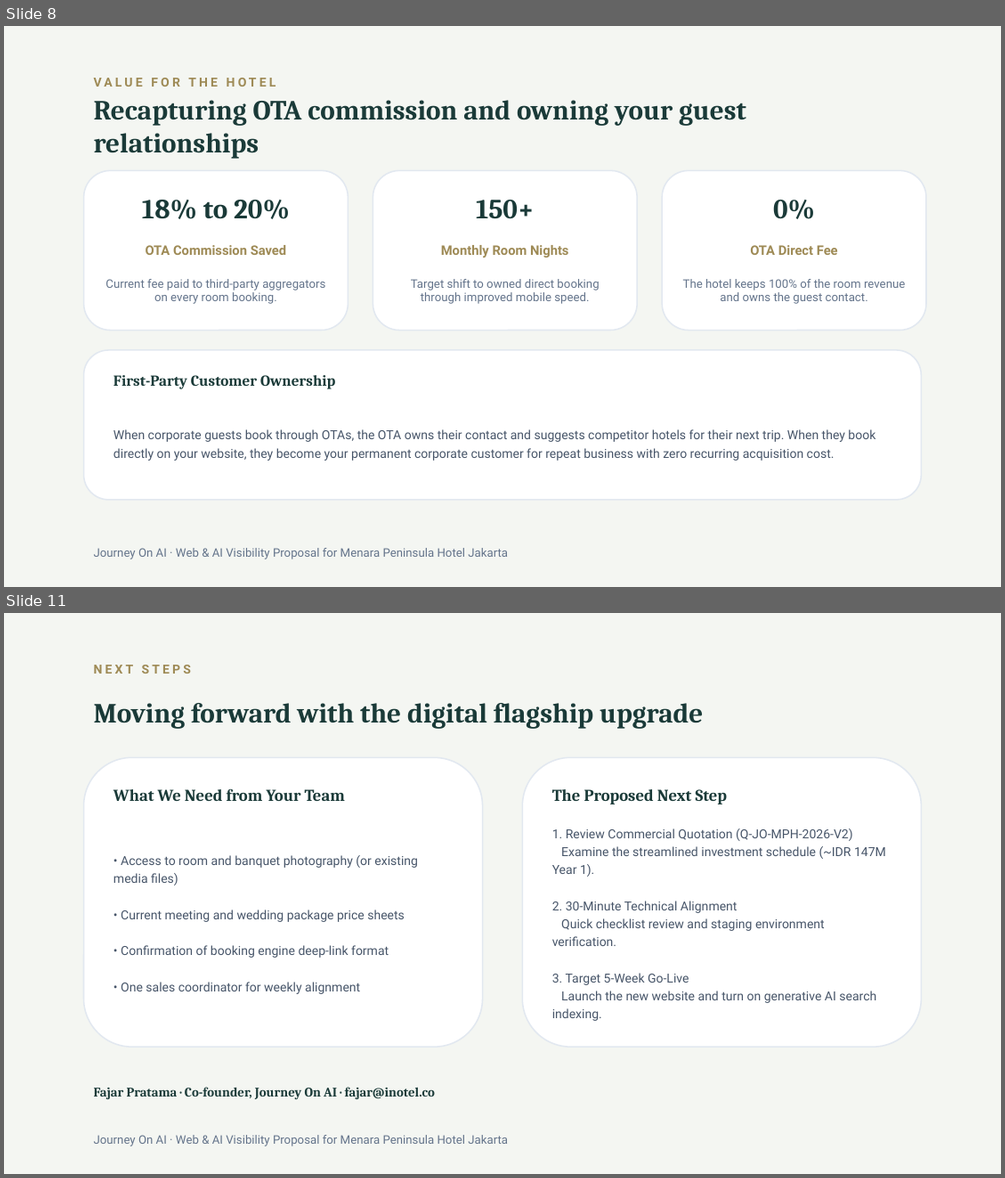
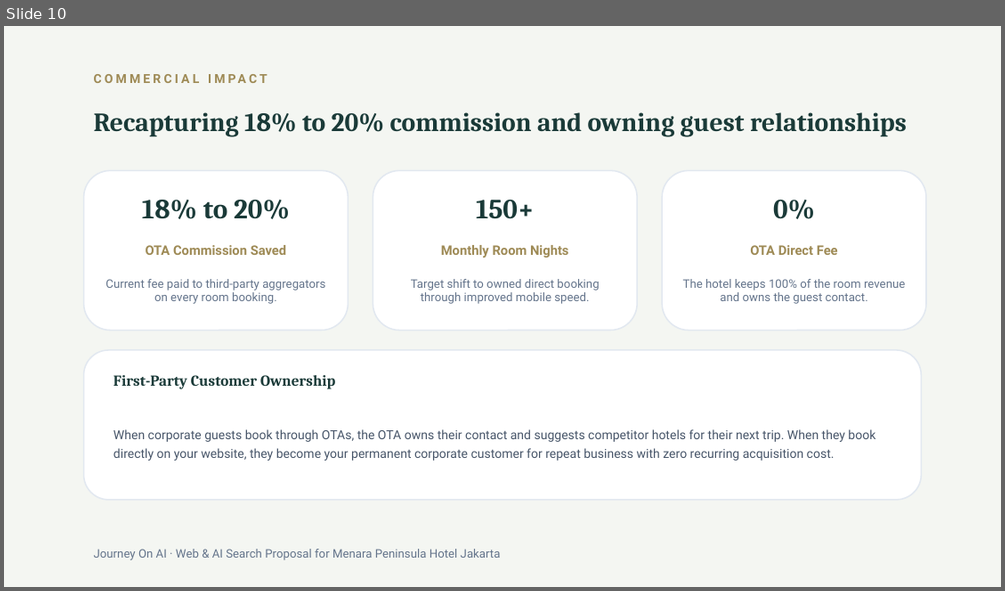
Before and after one commit to arbuuuud/menarapeninsula, a slide deck: PITCH_DECK_MENARA_PENINSULA_AISO_V3.pptx. Shown one above the other, each under a label of ours: slides 8 and 11 before the commit, slide 10 after it; the slides between them are not shown. The pictures are 1005x1178 and 1005x591 pixels, drawn with LibreOffice and Linux fonts; fonts in the diff are those of the drawing. Boxes give left, top, right and bottom in pixels: in the first picture for what was removed or moved away, otherwise in the second. Text is boxed around its words. In the diff, an @@ line names an element or a change of style, - is before the commit and + after.

```diff
--- a/PITCH_DECK_MENARA_PENINSULA_AISO_V3.pptx
+++ b/PITCH_DECK_MENARA_PENINSULA_AISO_V3.pptx
@@ slide 11 removed at (4, 613, 1001, 1174), background #F4F6F2 @@
@@ text removed at (94, 665, 191, 674) @@
-NEXT STEPS
@@ text removed at (94, 703, 703, 729) @@
-Moving forward with the digital flagship upgrade
@@ rounded rectangle removed at (84, 757, 483, 1046) @@
@@ rounded rectangle removed at (522, 757, 921, 1046) @@
@@ text removed at (113, 788, 345, 801) @@
-What We Need from Your Team
@@ text removed at (552, 789, 728, 804) @@
-The Proposed Next Step
@@ text removed at (552, 828, 886, 1021) @@
-1. Review Commercial Quotation (Q-JO-MPH-2026-V2)
-Examine the streamlined investment schedule (~IDR 147M Year 1).
-2. 30-Minute Technical Alignment
-Quick checklist review and staging environment verification.
-3. Target 5-Week Go-Live
-Launch the new website and turn on generative AI search indexing.
@@ text removed at (113, 855, 418, 994) @@
-• Access to room and banquet photography (or existing media files)
-• Current meeting and wedding package price sheets
-• Confirmation of booking engine deep-link format
-• One sales coordinator for weekly alignment
@@ text removed at (94, 1086, 435, 1100) @@
-Fajar Pratama · Co-founder, Journey On AI · fajar@inotel.co
@@ text removed at (94, 1135, 508, 1146) @@
-Journey On AI · Web & AI Visibility Proposal for Menara Peninsula Hotel Jakarta
@@ what was slide 8 is now slide 10 @@
@@ slide 10 changed as well @@
@@ text at (94, 78, 276, 87): text changed @@
-VALUE FOR THE HOTEL
+COMMERCIAL IMPACT
@@ text at (94, 112, 906, 137): text changed; size 20 to 19 pt @@
-Recapturing OTA commission and owning your guest relationships
+Recapturing 18% to 20% commission and owning guest relationships
@@ text at (94, 548, 501, 560): text changed @@
-Journey On AI · Web & AI Visibility Proposal for Menara Peninsula Hotel Jakarta
+Journey On AI · Web & AI Search Proposal for Menara Peninsula Hotel Jakarta
```
Also in this commit, not shown: 6 other slides changed, 4 slides added, 3 other slides removed, 4 other files.
